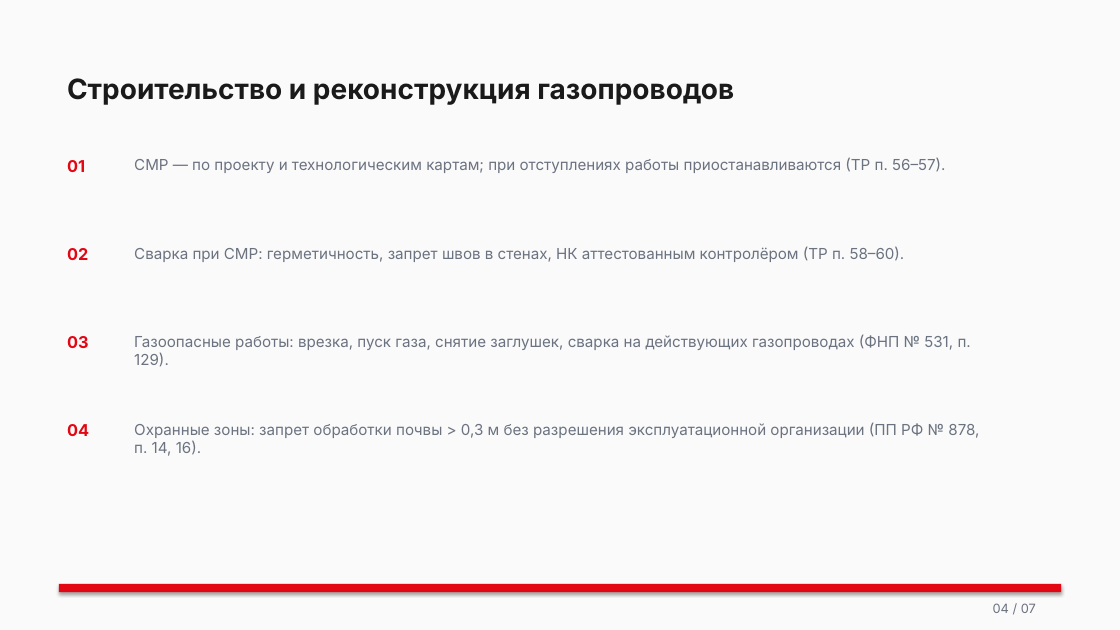
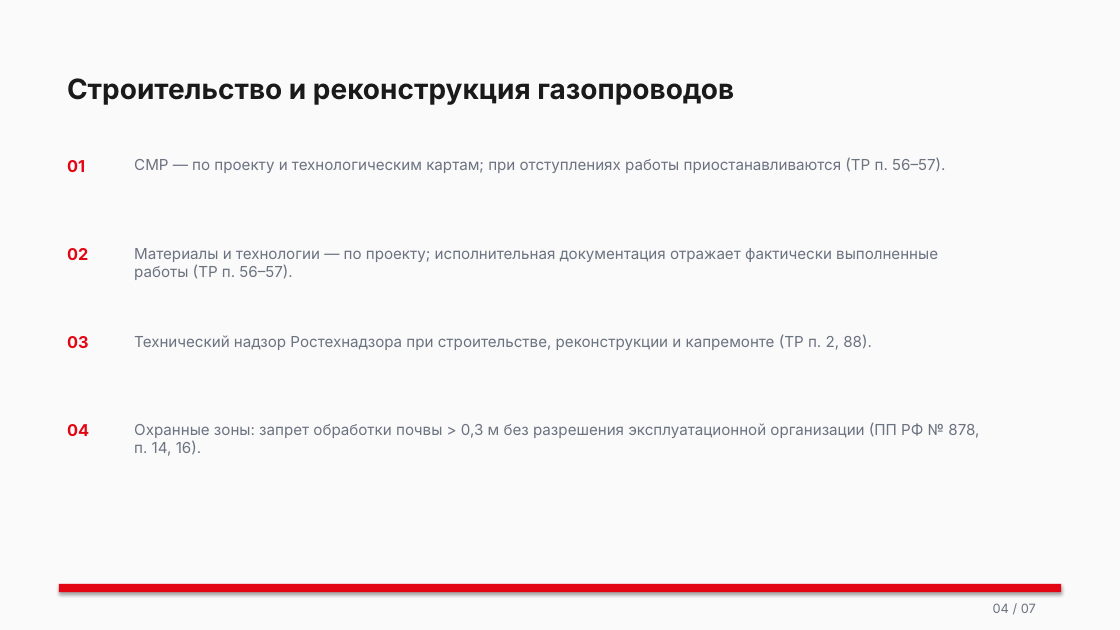
Before and after one commit to lysakalenushka-hash/-, a slide deck: slide 4 of Б.7.5_Модули/Б.7.5_Модуль3_Строительство_и_надзор.pptx. Drawn at 1120x630 pixels with LibreOffice and Linux fonts; fonts in the diff are those of the drawing. Boxes give left, top, right and bottom in pixels: in the first picture for what was removed or moved away, otherwise in the second. Text is boxed around its words. In the diff, an @@ line names an element or a change of style, - is before the commit and + after.

```diff
--- a/Б.7.5_Модули/Б.7.5_Модуль3_Строительство_и_надзор.pptx
+++ b/Б.7.5_Модули/Б.7.5_Модуль3_Строительство_и_надзор.pptx
@@ text at (134,248,938,280): text changed @@
-Сварка при СМР: герметичность, запрет швов в стенах, НК аттестованным контролёром (ТР п. 58–60).
+Материалы и технологии — по проекту; исполнительная документация отражает фактически выполненные работы (ТР п. 56–57).
@@ text at (134,334,872,350): text changed @@
-Газоопасные работы: врезка, пуск газа, снятие заглушек, сварка на действующих газопроводах (ФНП № 531, п. 129).
+Технический надзор Ростехнадзора при строительстве, реконструкции и капремонте (ТР п. 2, 88).
```
Also in this commit, not shown: 4 other slides changed, 11 other files.
